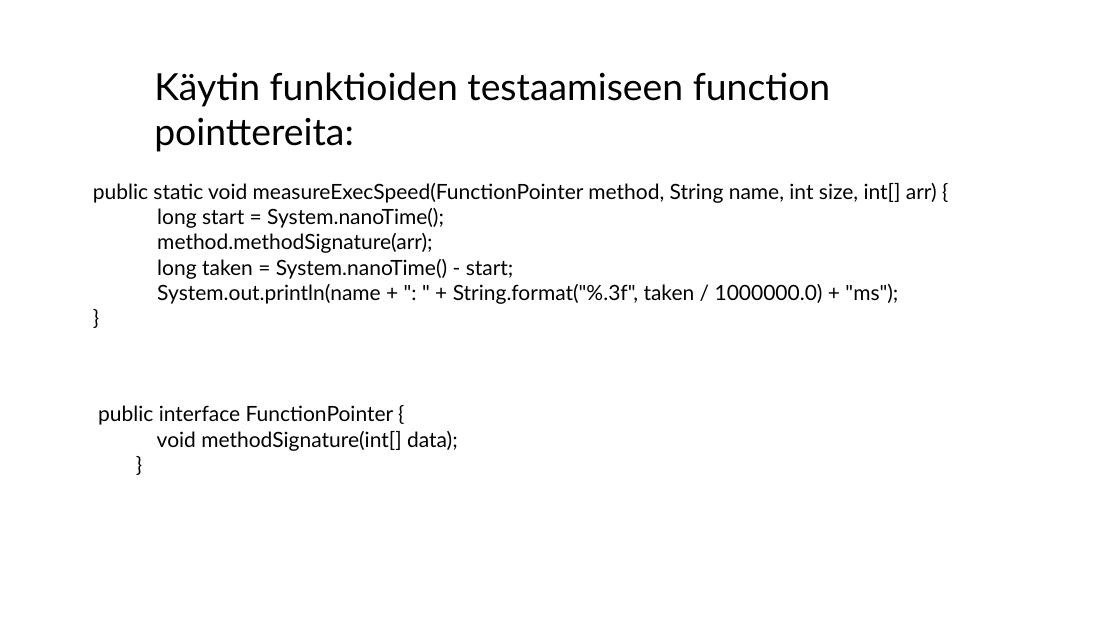
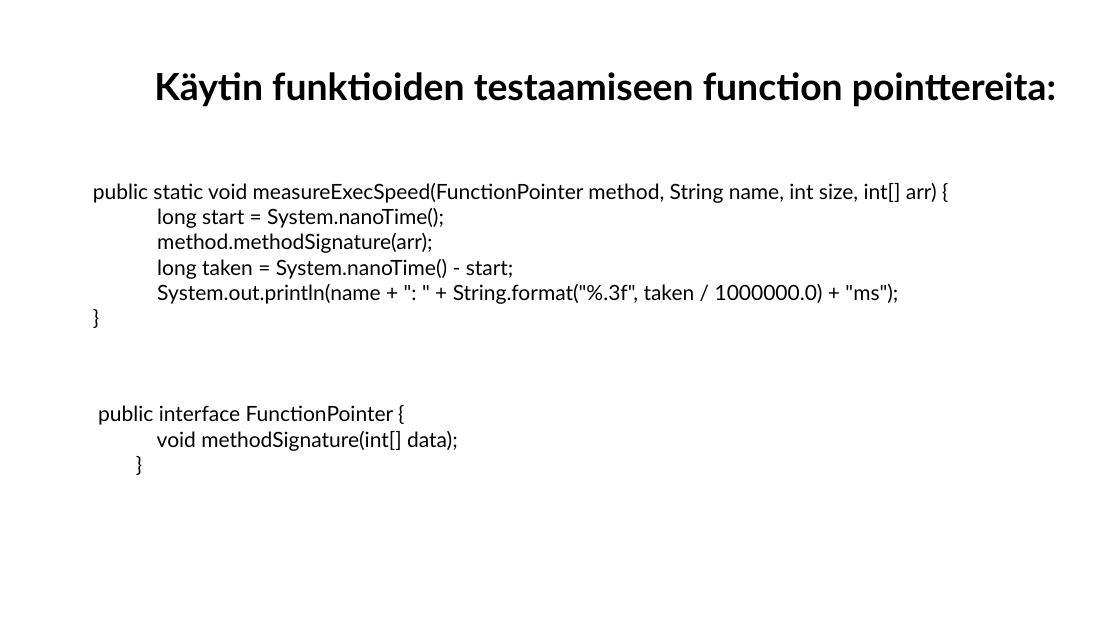
Before and after one commit to KeskinenNiilo/SortAlgorithmsJava, a slide deck: slide 5 of dokumentointi.pptx (slide 3 before the commit). Drawn at 1120x630 pixels with LibreOffice and Linux fonts; fonts in the diff are those of the drawing. Boxes give left, top, right and bottom in pixels: in the first picture for what was removed or moved away, otherwise in the second. Text is boxed around its words. In the diff, an @@ line names an element or a change of style, - is before the commit and + after.

```diff
--- a/dokumentointi.pptx
+++ b/dokumentointi.pptx
@@ text "Käytin funktioiden testaamiseen function pointtereita:" at bbox=[154, 72, 1056, 107]: bold on @@
```
Also in this commit, not shown: 5 other slides changed, 2 slides added, 3 other files.
